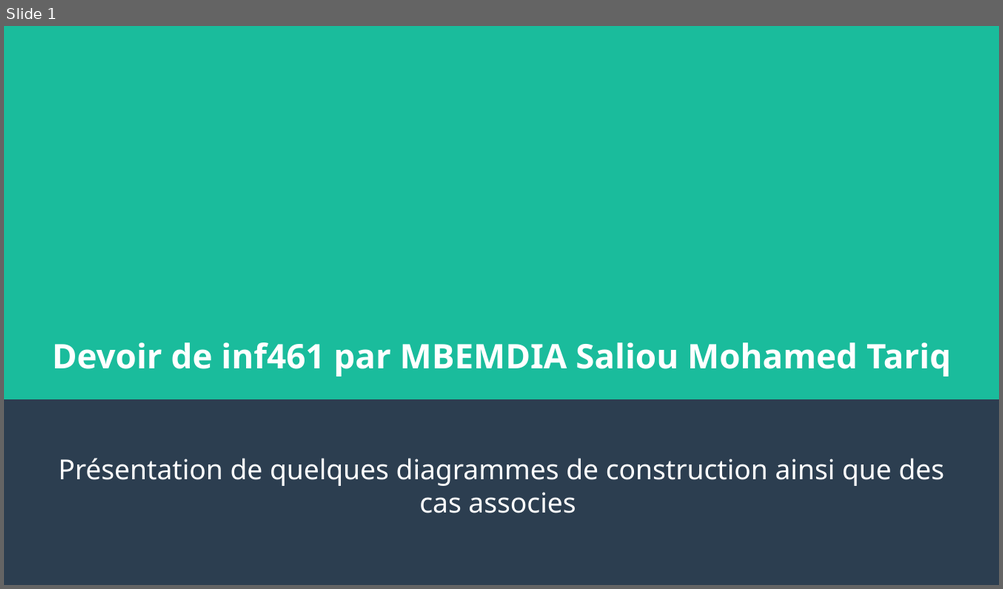
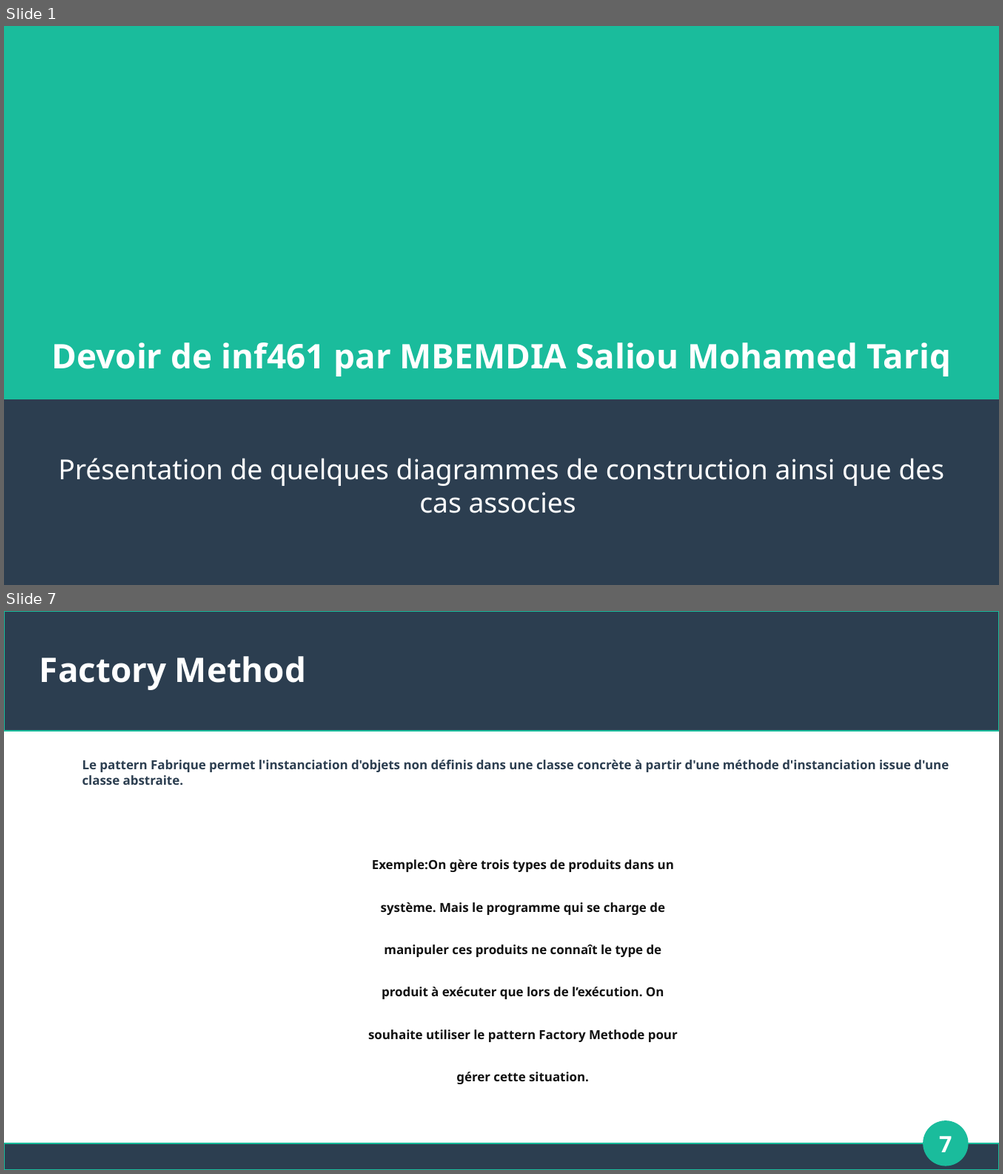
Before and after one commit to ndassah/construction-patterns, a slide deck: Presentation/PP.odp. Shown one above the other, each under a label of ours: slide 1 before the commit, slides 1 and 7 after it; the slides between them are not shown. The pictures are 1003x589 and 1003x1174 pixels, drawn with LibreOffice and Linux fonts; fonts in the diff are those of the drawing. Boxes give left, top, right and bottom in pixels: in the first picture for what was removed or moved away, otherwise in the second. Text is boxed around its words. In the diff, an @@ line names an element or a change of style, - is before the commit and + after.

Commit message:
patter de construction factoy fini avec ajout d'une nouvelle classe D dans notre exemple

```diff
--- a/Presentation/PP.odp
+++ b/Presentation/PP.odp
@@ slide 7 added at [4, 611, 999, 1170], background #FFFFFF @@
@@ rectangle added at [4, 611, 999, 731], fill #2C3E50, outline #1ABC9C 0.85 pt @@
@@ title added at [40, 656, 306, 690], 27 pt, text #FFFFFF, bold @@
+Factory Method
@@ text added at [82, 760, 948, 1085], 10 pt, text #111111, bold @@
+Le pattern Fabrique permet l'instanciation d'objets non définis dans une classe concrète à partir d'une méthode d'instanciation issue d'une classe abstraite.
+Exemple:On gère trois types de produits dans un
+système. Mais le programme qui se charge de
+manipuler ces produits ne connaît le type de
+produit à exécuter que lors de l’exécution. On
+souhaite utiliser le pattern Factory Methode pour
+gérer cette situation.
@@ ellipse added at [924, 1122, 968, 1166], fill #1ABC9C, outline #1ABC9C 0.85 pt @@
@@ page number added at [939, 1136, 951, 1153], 18 pt, text #FFFFFF, bold @@
+7
@@ rectangle added at [4, 1145, 999, 1170], fill #2C3E50, outline #1ABC9C 0.85 pt @@
```
Also in this commit, not shown: 6 other slides added, 1 slide removed, 16 other files.
